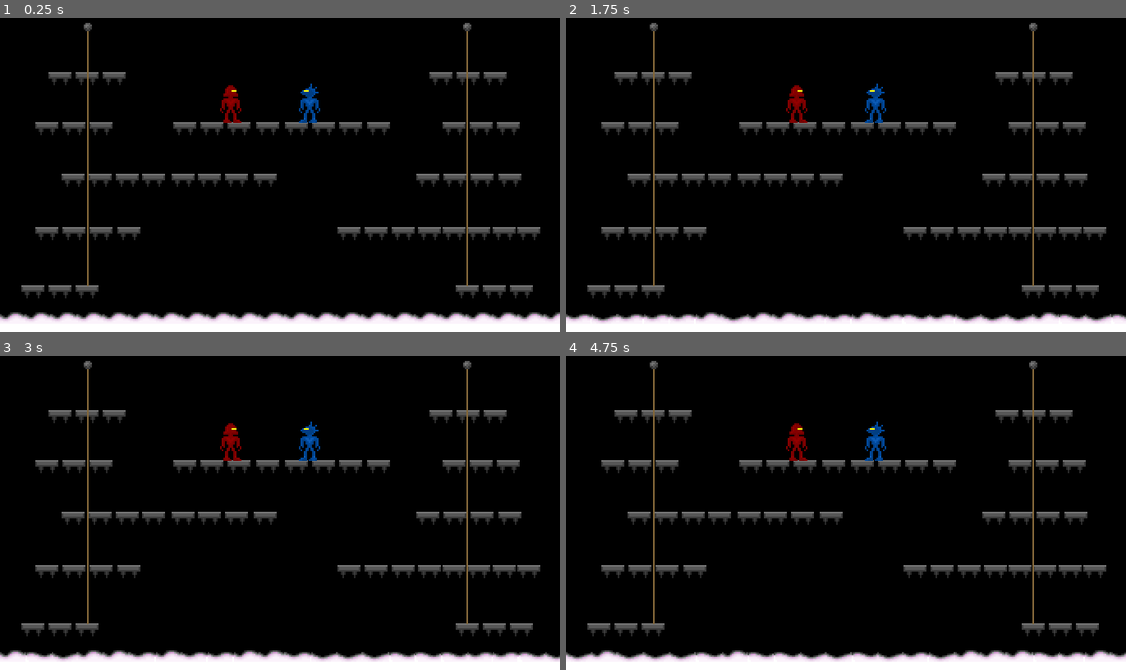
Above: before the commit, frames 1-4 (two rows, left to right).
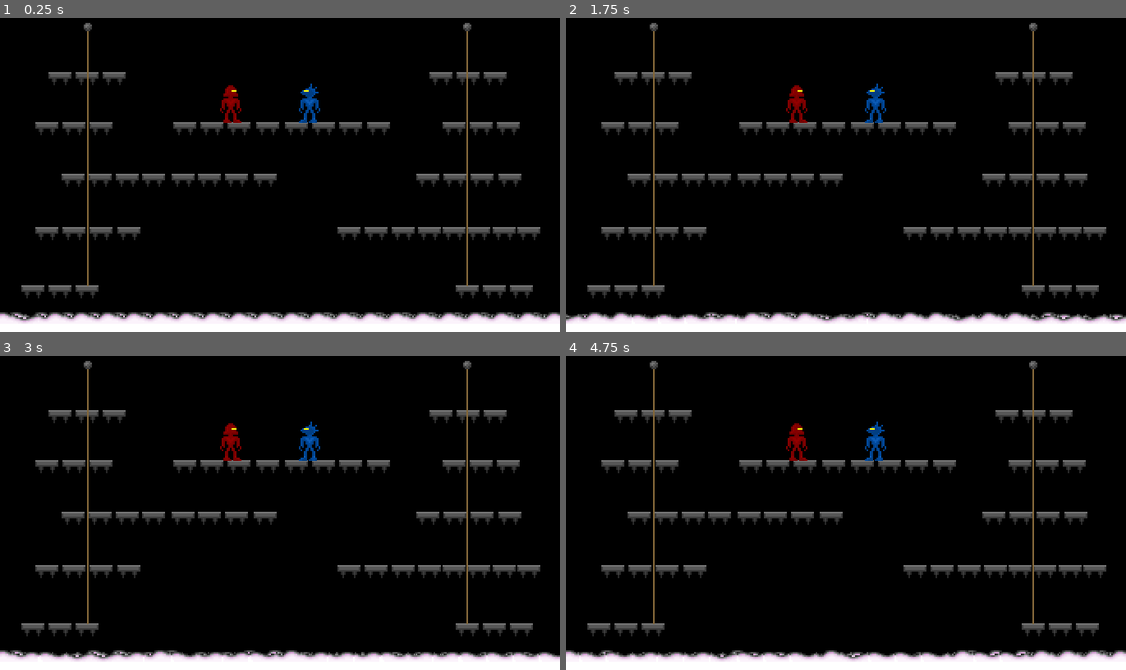
Above: after the commit, the same moments.

Repository: igorcafe/mduel-godot
Game: Godot game, scene res://Main.tscn
The game is run twice, just before and just after one commit, with the same random seed, the same clock (stepped at 60 frames per second) and the same inputs.
Inputs:
- Up to frame 1 (0.25 s): no input
- Up to frame 2 (1.75 s): no input
- Up to frame 3 (3 s): no input
- Up to frame 4 (4.75 s): no input

The runs differ from the first frame. In frame 1, 1.7% of the frame differs, in the area x 0-100%, y 93-97%; in frame 2, 1.5%; in frame 3, 1.4%; in frame 4, 1.5%.

Commit message:
Generate Water Tiles dinamically

Diff:
--- /dev/null
+++ b/src/Environment/Water/Water.tscn
@@ -0,0 +1,23 @@
+[gd_scene load_steps=5 format=2]
+
+[ext_resource path="res://Environment/Water/WaterSplash.tscn" type="PackedScene" id=1]
+[ext_resource path="res://Water.gd" type="Script" id=2]
+[ext_resource path="res://Environment/Water/WaterTile.tscn" type="PackedScene" id=3]
+
+[sub_resource type="RectangleShape2D" id=4]
+extents = Vector2( 177.373, 17.0523 )
+
+[node name="Water" type="Area2D"]
+position = Vector2( 0.183784, 191.971 )
+collision_layer = 32
+collision_mask = 0
+script = ExtResource( 2 )
+water_count = 22
+tile_scene = ExtResource( 3 )
+splash_scene = ExtResource( 1 )
+
+[node name="CollisionShape2D" type="CollisionShape2D" parent="."]
+position = Vector2( 171.246, 4.841 )
+shape = SubResource( 4 )
+
+[connection signal="body_entered" from="." to="." method="_on_Water_body_entered"]
--- a/src/Environment/Water/WaterTile.gd
+++ b/src/Environment/Water/WaterTile.gd
@@ -1,8 +1,7 @@
 extends Node2D
 
 var animation_delay
-const ANIM_SPEED = .5
-onready var anim_player = $AnimationPlayer
+const ANIM_SPEED = 0.5
 onready var water_sprite = $WaterSprite
 
 func _ready():
--- a/src/Main.tscn
+++ b/src/Main.tscn
@@ -246,6 +246,8 @@
 collision_layer = 32
 collision_mask = 0
 script = ExtResource( 2 )
+water_count = 22
+tile_scene = ExtResource( 3 )
 splash_scene = ExtResource( 5 )
 
 [node name="WaterTile" parent="Water" instance=ExtResource( 3 )]
--- a/src/Water.gd
+++ b/src/Water.gd
@@ -1,12 +1,21 @@
+tool
 extends Area2D
 
-var splash_delay := 1.0
+export var water_count := 20
+export (PackedScene) var tile_scene
 export (PackedScene) var splash_scene
 
-var offest := Vector2(0, 15)
+var splash_delay := 1.0
+var offest := Vector2(0, 14)
+
+func _ready():
+	for i in range(water_count):
+		var water = tile_scene.instance()
+		add_child(water)
+		water.position.x = i * 16
+
 
 func _on_Water_body_entered(body):
-	print("entered")
 	var player := body as Player
 	var water_splash = splash_scene.instance()
 
